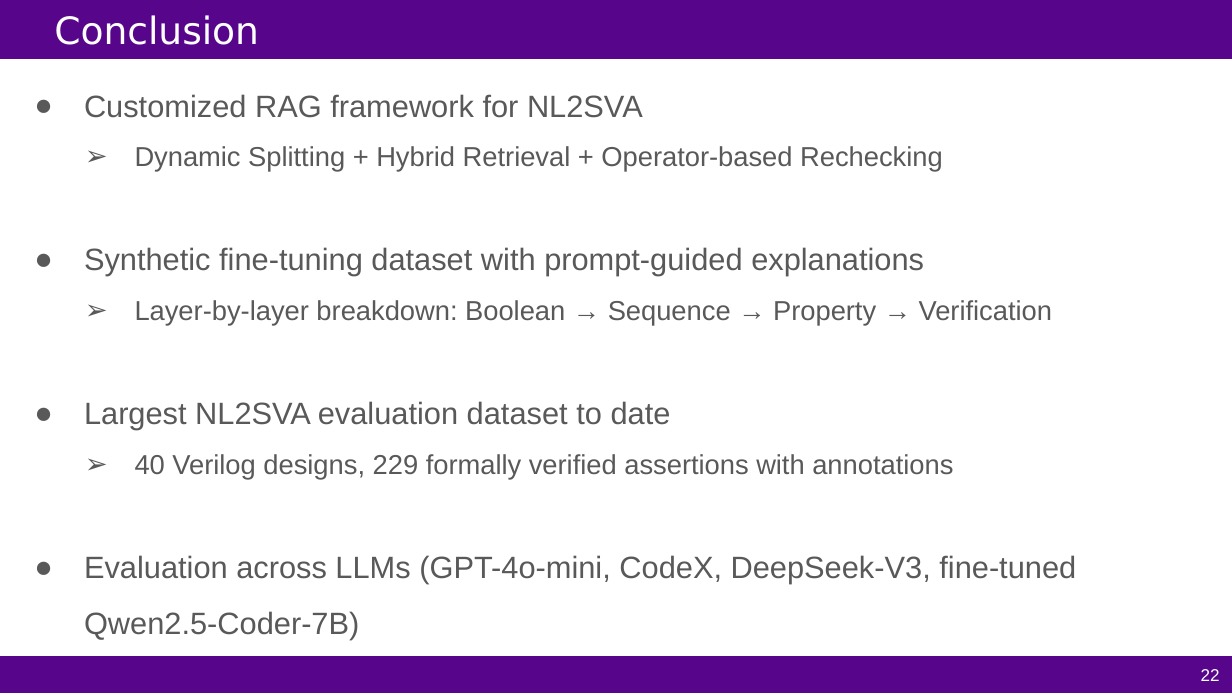
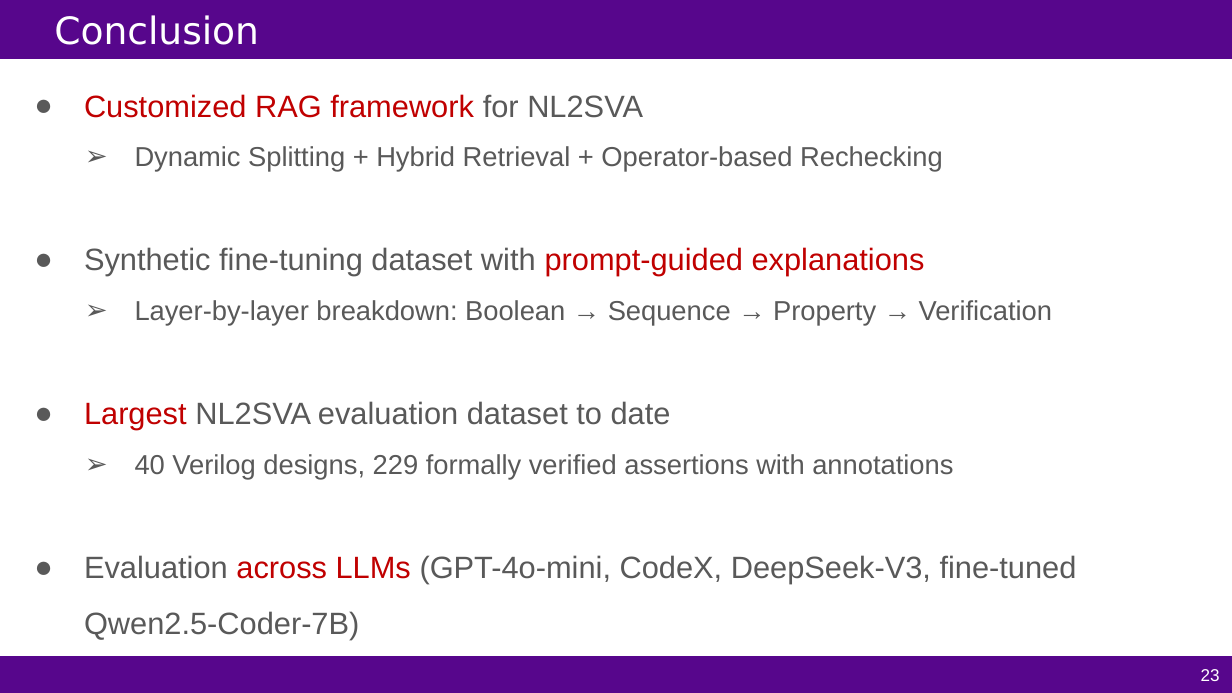
Before and after one commit to FCHXWH823/LLM4ChipDesign, a slide deck: slide 23 of slides/MLCAD25-Hybrid-NL2SVA.pptx (slide 22 before the commit). Drawn at 1232x693 pixels with LibreOffice and Linux fonts; fonts in the diff are those of the drawing. Boxes give left, top, right and bottom in pixels: in the first picture for what was removed or moved away, otherwise in the second. Text is boxed around its words. In the diff, an @@ line names an element or a change of style, - is before the commit and + after.

```diff
--- a/slides/MLCAD25-Hybrid-NL2SVA.pptx
+++ b/slides/MLCAD25-Hybrid-NL2SVA.pptx
@@ text at bbox=[84, 94, 1077, 639]: text colour #595959 to #C00000 in "Customized RAG framework", "prompt-guided explanations", "Largest", "across LLMs" @@
@@ page number at bbox=[1201, 669, 1220, 681]: text changed @@
-22
+23
```
Also in this commit, not shown: 5 other slides changed, 3 slides added, 2 slides removed.
